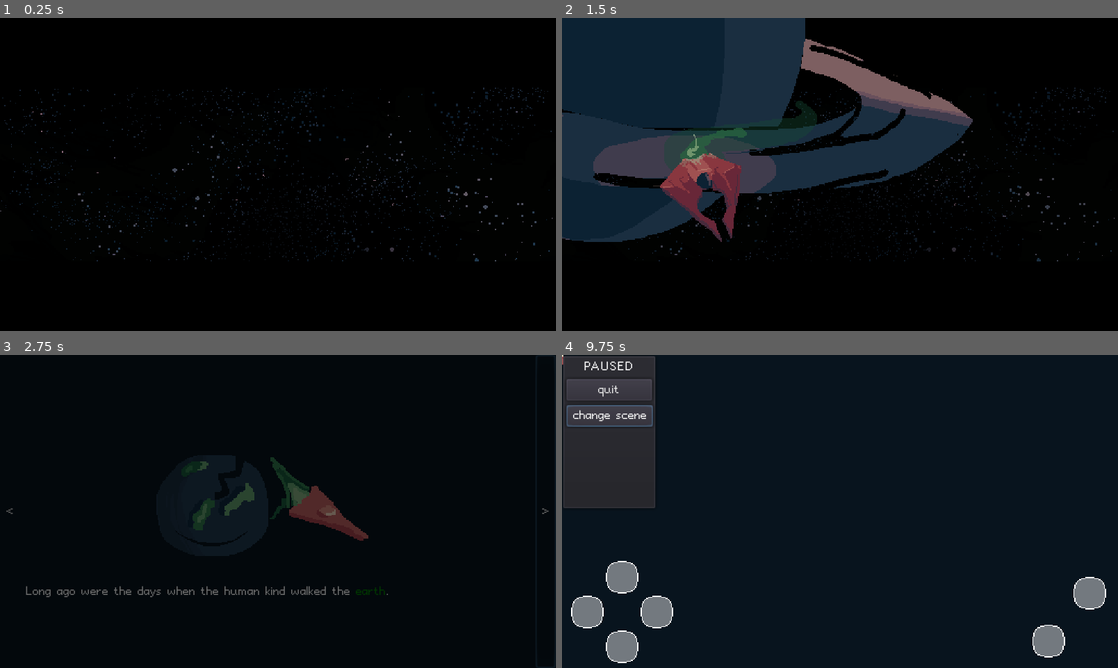
Above: before the commit, frames 1-4 (two rows, left to right).
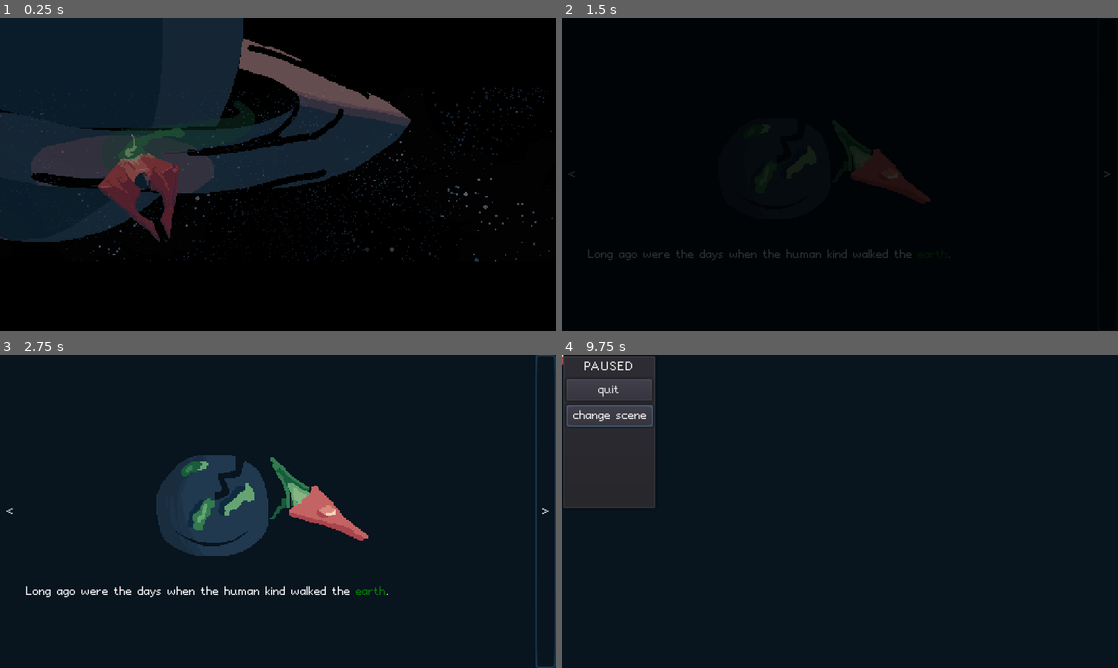
Above: after the commit, the same moments.

Repository: boukew99/godot_wild_jam_34
Game: Godot game, scene res://physics/1d/room/title_screen.tscn
Same seed, same stepped clock (60 frames per second), same inputs: the game is played once before the commit and once after it.
Inputs (mouse positions are in pixels of both pictures, inside the frame that each line leads up to):
- Up to frame 1 (0.25 s): no input
- Up to frame 2 (1.5 s): hold Right (move_right) 0.53-1.25 s; hold Z (laser) 0.53-1.25 s; click (934, 180) at 1.25 s, where only the run after the commit has a clickable "Start playing"
- Up to frame 3 (2.75 s): click (544, 511) at 2 s, where only the run after the commit has a clickable ">"
- Up to frame 4 (9.75 s): click ">" at 2.75 s; click "<" at 3.5 s; tap Enter at 4.25, 5.75, 8.75 s; hold Down (move_down) 4.28-5.03 s; tap V (bomb) at 4.35, 7.35 s; tap Z (laser) at 4.55, 6.05, 7.55 s; tap Space at 5, 6.5, 9.5 s; hold Right (move_right) 5.03-5.78 s; hold Z (laser) 5.03-5.78 s; hold Up (move_up) 5.78-6.53 s; tap C (nitro) at 5.85, 9.6 s; hold Z (laser) 6.53-7.28 s; hold Left (move_left) 6.53-8 s; tap Escape (pause) at 7.15 s; click "change scene" at 8 s; hold Down (move_down) 8.78-9.53 s; hold Z (laser) 8.78-9.53 s; hold Right (move_right) from 9.53 s (still down)

The runs differ from the first frame. In frame 1, 33% of the frame differs, in the area x 0-74%, y 0-72%; in frame 2, 36%, in the area x 0-100%, y 0-78%; in frame 3, 7.8%; in frame 4, 3.0%.

Commit message:
fast transitions

Diff:
--- a/project/physics/1d/autoload/pause.tscn
+++ b/project/physics/1d/autoload/pause.tscn
@@ -41,7 +41,7 @@
 [node name="SceneMenu" parent="Pause/VBoxContainer" instance=ExtResource( 2 )]
 text = "change scene"
 flat = false
-scenes = [ "res://physics/2d/object/player_ship.tscn", "res://physics/1d/title_screen.tscn", "res://physics/1d/intro.tscn", "res://physics/2d/room/lasers.tscn", "res://physics/2d/room/test_room.tscn", "res://physics/2d/space.tscn" ]
+scenes = [ "res://physics/2d/object/player_ship.tscn", "res://physics/1d/room/title_screen.tscn", "res://physics/1d/room/intro.tscn", "res://physics/2d/room/lasers.tscn", "res://physics/2d/room/test_room.tscn", "res://physics/2d/room/space.tscn" ]
 
 [connection signal="about_to_show" from="Pause" to="Pause" method="_on_Pause_about_to_show"]
 [connection signal="popup_hide" from="Pause" to="Pause" method="_on_Pause_popup_hide"]
--- a/project/physics/1d/room/title_screen.gd
+++ b/project/physics/1d/room/title_screen.gd
@@ -12,5 +12,5 @@
 
 func _on_Start_pressed():
 	start.disabled = true
-	$Start.play()
+#	$Start.play()
 	$Transition.change_scene()
--- a/project/physics/1d/room/title_screen.tscn
+++ b/project/physics/1d/room/title_screen.tscn
@@ -21,7 +21,7 @@
 tracks/0/imported = false
 tracks/0/enabled = true
 tracks/0/keys = {
-"times": PoolRealArray( 0.5, 1.5 ),
+"times": PoolRealArray( 0, 0.5 ),
 "transitions": PoolRealArray( 0.65, 1 ),
 "update": 0,
 "values": [ Color( 1, 1, 1, 0 ), Color( 1, 1, 1, 1 ) ]
@@ -33,7 +33,7 @@
 tracks/1/imported = false
 tracks/1/enabled = true
 tracks/1/keys = {
-"times": PoolRealArray( 2.5, 3 ),
+"times": PoolRealArray( 1.5, 2 ),
 "transitions": PoolRealArray( 0.65, 1 ),
 "update": 0,
 "values": [ Color( 1, 1, 1, 0 ), Color( 1, 1, 1, 1 ) ]
@@ -45,7 +45,7 @@
 tracks/2/imported = false
 tracks/2/enabled = true
 tracks/2/keys = {
-"times": PoolRealArray( 2, 2.5 ),
+"times": PoolRealArray( 1, 1.5 ),
 "transitions": PoolRealArray( 0.65, 1 ),
 "update": 0,
 "values": [ Color( 1, 1, 1, 0 ), Color( 1, 1, 1, 1 ) ]
@@ -57,7 +57,7 @@
 tracks/3/imported = false
 tracks/3/enabled = true
 tracks/3/keys = {
-"times": PoolRealArray( 1.5, 2 ),
+"times": PoolRealArray( 0.5, 1 ),
 "transitions": PoolRealArray( 0.65, 1 ),
 "update": 0,
 "values": [ 0.0, 1.0 ]
--- a/project/physics/1d/transition.gd
+++ b/project/physics/1d/transition.gd
@@ -2,16 +2,18 @@
 
 export(String, FILE, "*.tscn") var next_scene
 export var fade_in = true
+export var fade_out = false
 
 func _ready():
 	if fade_in:
 		$AnimationPlayer.play("fade_in")
-
+#		$AudioStreamPlayer.play()
 	else:
 		hide()
 
 func change_scene():
-	var anim = $AnimationPlayer
-	anim.play("fade_out")
-	yield(anim, "animation_finished")
+	if fade_out:
+		var anim = $AnimationPlayer
+		anim.play("fade_out")
+		yield(anim, "animation_finished")
 	get_tree().change_scene(next_scene)
--- a/project/physics/1d/transition.tscn
+++ b/project/physics/1d/transition.tscn
@@ -1,6 +1,7 @@
-[gd_scene load_steps=4 format=2]
+[gd_scene load_steps=5 format=2]
 
 [ext_resource path="res://physics/1d/transition.gd" type="Script" id=1]
+[ext_resource path="res://audio/effects/transition_1.wav" type="AudioStream" id=2]
 
 [sub_resource type="Animation" id=1]
 resource_name = "fade_in"
@@ -74,3 +75,6 @@
 [node name="AnimationPlayer" type="AnimationPlayer" parent="."]
 anims/fade_in = SubResource( 1 )
 anims/fade_out = SubResource( 2 )
+
+[node name="AudioStreamPlayer" type="AudioStreamPlayer" parent="."]
+stream = ExtResource( 2 )
--- a/project/physics/2d/object/player_ship.tscn
+++ b/project/physics/2d/object/player_ship.tscn
@@ -81,12 +81,14 @@
 normal = ExtResource( 6 )
 shape = SubResource( 3 )
 action = "laser"
+visibility_mode = 1
 
 [node name="Bomb" type="TouchScreenButton" parent="CanvasLayer"]
 position = Vector2( 432.06, 247.265 )
 normal = ExtResource( 6 )
 shape = SubResource( 3 )
 action = "bomb"
+visibility_mode = 1
 
 [node name="Move" type="Node2D" parent="CanvasLayer"]
 position = Vector2( 39.389, 220.447 )
@@ -96,24 +98,28 @@
 normal = ExtResource( 6 )
 shape = SubResource( 3 )
 action = "move_left"
+visibility_mode = 1
 
 [node name="Right" type="TouchScreenButton" parent="CanvasLayer/Move"]
 position = Vector2( 32, 0 )
 normal = ExtResource( 6 )
 shape = SubResource( 3 )
 action = "move_right"
+visibility_mode = 1
 
 [node name="Up" type="TouchScreenButton" parent="CanvasLayer/Move"]
 position = Vector2( 0, -32 )
 normal = ExtResource( 6 )
 shape = SubResource( 3 )
 action = "move_up"
+visibility_mode = 1
 
 [node name="Down" type="TouchScreenButton" parent="CanvasLayer/Move"]
 position = Vector2( 0, 32 )
 normal = ExtResource( 6 )
 shape = SubResource( 3 )
 action = "move_down"
+visibility_mode = 1
 
 [connection signal="toggled" from="TimedLaser" to="." method="_on_TimedLaser_toggled"]
 
Not shown: 1 places in project/physics/2d/room/game.tscn that only renumber resources
